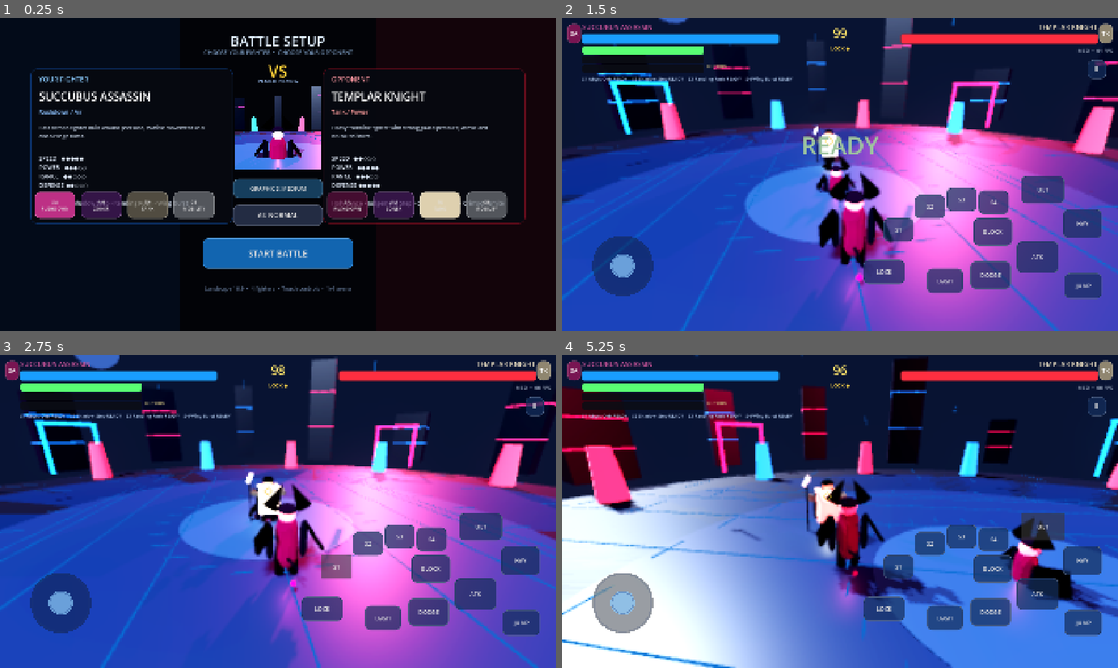
Above: before the commit, frames 1-4 (two rows, left to right).
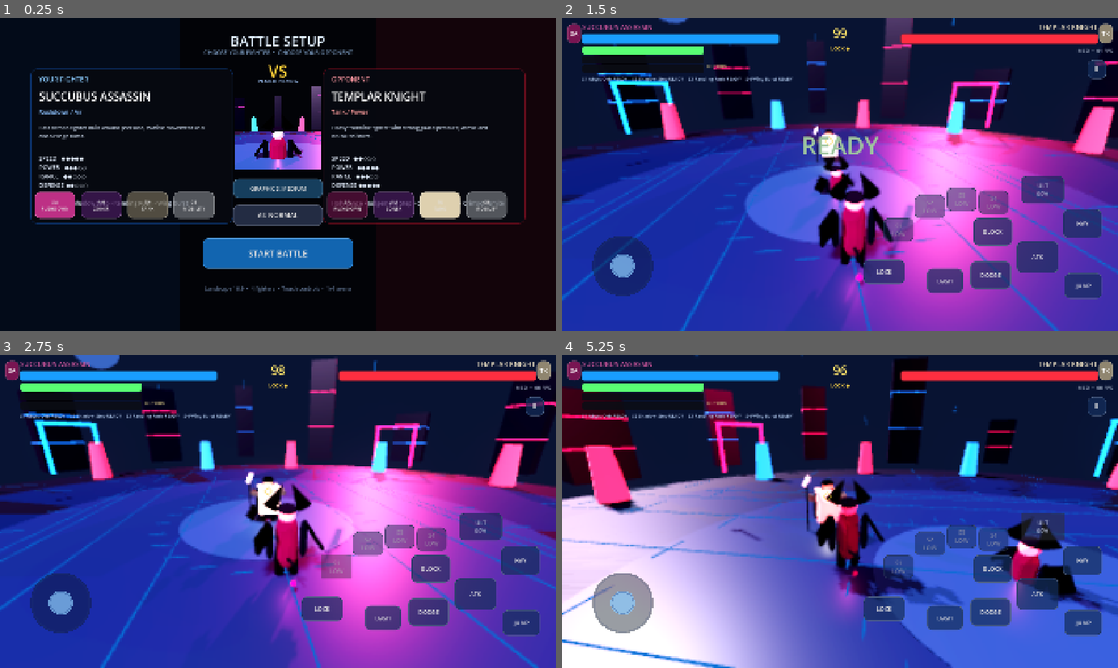
Above: after the commit, the same moments.

Repository: psgkri-design/AnimeArenaFighter
Game: Godot game, scene res://scenes/main.tscn
The game is run twice, just before and just after one commit, with the same random seed, the same clock (stepped at 60 frames per second) and the same inputs.
Inputs (mouse positions are in pixels of both pictures, inside the frame that each line leads up to):
- Up to frame 1 (0.25 s): no input
- Up to frame 2 (1.5 s): click "AI: NORMAL" at 0.5 s; click "START BATTLE" at 1.25 s
- Up to frame 3 (2.75 s): click (339, 567) at 2 s, where only the run before the commit has a clickable "S1"
- Up to frame 4 (5.25 s): click (928, 542) at 2.75 s, where only the run before the commit has a clickable "S2"; click (962, 536) at 3.5 s, where only the run before the commit has a clickable "S3"; click (995, 539) at 4.25 s, where only the run before the commit has a clickable "S4"; click (1040, 527) at 5 s, where only the run before the commit has a clickable "ULT"

The runs differ from the first frame. In frame 1, 1.3% of the frame differs, in the area x 42-58%, y 21-49%; in frame 2, 11%; in frame 3, 10%; in frame 4, 32%, in the area x 0-100%, y 31-100%.

Commit message:
feat: polish character preview and mobile cooldown UI

Diff:
--- a/scripts/ci_smoke_test.gd
+++ b/scripts/ci_smoke_test.gd
@@ -59,6 +59,9 @@
     _check(game.camera_rig != null, "combat camera created")
     _check(game.hud.menu_ui.visible, "character select visible on boot")
     _check(is_instance_valid(game.hud.preview_fighter), "3D character preview created")
+    _check(game.hud.preview_platform_root != null, "preview platform created")
+    _check(game.hud.skill_buttons.size() == 4, "four mobile skill buttons created")
+    _check(game.hud.ultimate_button != null, "ultimate mobile button created")
     if is_instance_valid(game.hud.preview_fighter):
         _check(game.hud.preview_fighter.animation_player != null, "3D preview uses rigged animated model")
 
--- a/scripts/hud.gd
+++ b/scripts/hud.gd
@@ -9,6 +9,7 @@
 const JoystickScript = preload("res://scripts/virtual_joystick.gd")
 const Roster = preload("res://scripts/character_data.gd")
 const FighterScript = preload("res://scripts/fighter.gd")
+const SKILL_COSTS: Array[float] = [24.0,30.0,36.0,45.0]
 
 var player = null
 var enemy = null
@@ -42,6 +43,10 @@
 var preview_camera: Camera3D
 var preview_fighter = null
 var preview_label: Label
+var preview_key_light: DirectionalLight3D
+var preview_rim_light: DirectionalLight3D
+var preview_platform_root: Node3D
+var preview_platform_material: StandardMaterial3D
 var preview_variant: int = 0
 var preview_context: String = "PLAYER"
 
@@ -64,6 +69,8 @@
 var lock_target_marker: Label
 var ultimate_status_label: Label
 var round_banner_label: Label
+var skill_buttons: Array[Button] = []
+var ultimate_button: Button
 var damage_overlay: ColorRect
 var damage_overlay_material: ShaderMaterial
 var last_player_health: float = -1.0
@@ -80,6 +87,11 @@
     show_main_menu()
 
 func _process(_delta: float) -> void:
+    if menu_ui.visible and is_instance_valid(preview_fighter):
+        preview_fighter.rotation.y += _delta * 0.30
+        if preview_platform_root != null:
+            preview_platform_root.rotation.y -= _delta * 0.42
+
     if game_ui.visible and is_instance_valid(player) and is_instance_valid(enemy):
         player_hp.max_value = player.max_health
         player_hp.value = player.health
@@ -117,7 +129,27 @@
                 var cooldown: float = player.skill_cooldowns[i]
                 var suffix: String = " %.1f" % cooldown if cooldown > 0.05 else " READY"
                 cooldown_parts.append("S%d %s%s" % [i + 1, skill_names[i], suffix])
+                if i < skill_buttons.size():
+                    var skill_button: Button = skill_buttons[i]
+                    if cooldown > 0.05:
+                        skill_button.text = "S%d\n%.1f" % [i + 1, cooldown]
+                        skill_button.modulate = Color(0.58,0.64,0.74,0.80)
+                    elif player.energy < SKILL_COSTS[i]:
+                        skill_button.text = "S%d\nLOW" % [i + 1]
+                        skill_button.modulate = Color(0.72,0.72,0.76,0.66)
+                    else:
+                        skill_button.text = "S%d\nREADY" % [i + 1]
+                        skill_button.modulate = Color.WHITE
             skill_strip_label.text = "    ".join(cooldown_parts)
+
+        if ultimate_button != null:
+            if player.ultimate >= 99.9:
+                ultimate_button.text = "ULT\nREADY"
+                var ult_pulse: float = 0.84 + sin(Time.get_ticks_msec() * 0.012) * 0.14
+                ultimate_button.modulate = Color(1.0,0.88,0.38,ult_pulse)
+            else:
+                ultimate_button.text = "ULT\n%02d%%" % int(player.ultimate)
+                ultimate_button.modulate = Color(0.78,0.82,0.92,0.90)
         if not result_ui.visible and not get_tree().paused and not timer_finished:
             round_time = maxf(0.0, round_time - _delta)
             round_timer_label.text = "%02d" % int(ceil(round_time))
@@ -384,19 +416,52 @@
     preview_root.name = "CharacterPreviewRoot"
     preview_viewport.add_child(preview_root)
 
-    var key := DirectionalLight3D.new()
-    key.rotation_degrees = Vector3(-38, -28, 0)
-    key.light_color = Color(0.80,0.90,1.0)
-    key.light_energy = 1.55
-    key.shadow_enabled = false
-    preview_root.add_child(key)
-
-    var rim := DirectionalLight3D.new()
-    rim.rotation_degrees = Vector3(-20, 150, 0)
-    rim.light_color = Color(1.0,0.18,0.42)
-    rim.light_energy = 0.65
-    rim.shadow_enabled = false
-    preview_root.add_child(rim)
+    preview_key_light = DirectionalLight3D.new()
+    preview_key_light.rotation_degrees = Vector3(-38, -28, 0)
+    preview_key_light.light_color = Color(0.80,0.90,1.0)
+    preview_key_light.light_energy = 1.55
+    preview_key_light.shadow_enabled = false
+    preview_root.add_child(preview_key_light)
+
+    preview_rim_light = DirectionalLight3D.new()
+    preview_rim_light.rotation_degrees = Vector3(-20, 150, 0)
+    preview_rim_light.light_color = Color(1.0,0.18,0.42)
+    preview_rim_light.light_energy = 0.72
+    preview_rim_light.shadow_enabled = false
+    preview_root.add_child(preview_rim_light)
+
+    preview_platform_root = Node3D.new()
+    preview_platform_root.name = "PreviewPlatform"
+    preview_platform_root.position = Vector3(0.0,-0.88,0.0)
+    preview_root.add_child(preview_platform_root)
+
+    preview_platform_material = StandardMaterial3D.new()
+    preview_platform_material.shading_mode = BaseMaterial3D.SHADING_MODE_UNSHADED
+    preview_platform_material.albedo_color = Color(0.08,0.42,0.82)
+    preview_platform_material.emission_enabled = true
+    preview_platform_material.emission = Color(0.10,0.58,1.0)
+    preview_platform_material.emission_energy_multiplier = 1.55
+
+    var platform_disc := MeshInstance3D.new()
+    var platform_mesh := CylinderMesh.new()
+    platform_mesh.top_radius = 1.02
+    platform_mesh.bottom_radius = 1.02
+    platform_mesh.height = 0.045
+    platform_mesh.radial_segments = 32
+    platform_disc.mesh = platform_mesh
+    platform_disc.material_override = preview_platform_material
+    preview_platform_root.add_child(platform_disc)
+
+    for marker_index in range(8):
+        var marker := MeshInstance3D.new()
+        var marker_mesh := BoxMesh.new()
+        marker_mesh.size = Vector3(0.12,0.035,0.42)
+        marker.mesh = marker_mesh
+        marker.material_override = preview_platform_material
+        var marker_angle: float = TAU * float(marker_index) / 8.0
+        marker.position = Vector3(cos(marker_angle)*1.20,0.035,sin(marker_angle)*1.20)
+        marker.rotation.y = -marker_angle
+        preview_platform_root.add_child(marker)
 
     preview_camera = Camera3D.new()
     preview_camera.position = Vector3(0.0, 1.35, 4.4)
@@ -420,6 +485,15 @@
     preview_fighter.position = Vector3(0.0, -0.92, 0.0)
     preview_fighter.rotation.y = PI
     preview_fighter.set_physics_process(false)
+    var preview_data: Dictionary = Roster.get_data(preview_variant)
+    var preview_color: Color = preview_data.color
+    if preview_platform_material != null:
+        preview_platform_material.albedo_color = preview_color.darkened(0.42)
+        preview_platform_material.emission = preview_color
+    if preview_key_light != null:
+        preview_key_light.light_color = preview_color.lightened(0.48)
+    if preview_rim_light != null:
+        preview_rim_light.light_color = preview_color.lerp(Color(1.0,0.18,0.42),0.40)
     preview_label.text = "%s PREVIEW" % preview_context
 
 func _refresh_roster_styles() -> void:
@@ -580,11 +654,12 @@
     _add_action("DASH","dash",Vector2(1260,865),Vector2(125,85))
     _add_action("JUMP","jump",Vector2(1735,880),Vector2(130,88))
     _add_action("BLOCK","block",Vector2(1420,690),Vector2(135,95))
-    _add_action("S1","skill_1",Vector2(1110,690),Vector2(105,82))
-    _add_action("S2","skill_2",Vector2(1218,610),Vector2(105,82))
-    _add_action("S3","skill_3",Vector2(1328,585),Vector2(105,82))
-    _add_action("S4","skill_4",Vector2(1438,595),Vector2(105,82))
-    _add_action("ULT","ultimate",Vector2(1585,545),Vector2(150,95))
+    skill_buttons.clear()
+    skill_buttons.append(_add_action("S1","skill_1",Vector2(1110,690),Vector2(105,82)))
+    skill_buttons.append(_add_action("S2","skill_2",Vector2(1218,610),Vector2(105,82)))
+    skill_buttons.append(_add_action("S3","skill_3",Vector2(1328,585),Vector2(105,82)))
+    skill_buttons.append(_add_action("S4","skill_4",Vector2(1438,595),Vector2(105,82)))
+    ultimate_button = _add_action("ULT","ultimate",Vector2(1585,545),Vector2(150,95))
     _add_action("LOCK","lock_on",Vector2(1040,835),Vector2(145,82))
 
 func _update_lock_marker() -> void:
@@ -718,8 +793,10 @@
         b.button_up.connect(func(): Input.action_release(action))
     return b
 
-func _add_action(text_value: String, action: String, pos: Vector2, sz: Vector2) -> void:
-    controls_ui.add_child(_action_button(text_value,action,pos,sz))
+func _add_action(text_value: String, action: String, pos: Vector2, sz: Vector2) -> Button:
+    var button := _action_button(text_value,action,pos,sz)
+    controls_ui.add_child(button)
+    return button
 
 func _menu_button(text_value: String, pos: Vector2, sz: Vector2, color: Color) -> Button:
     var b := Button.new()
Not shown, changed: CHANGELOG_GAME.md
